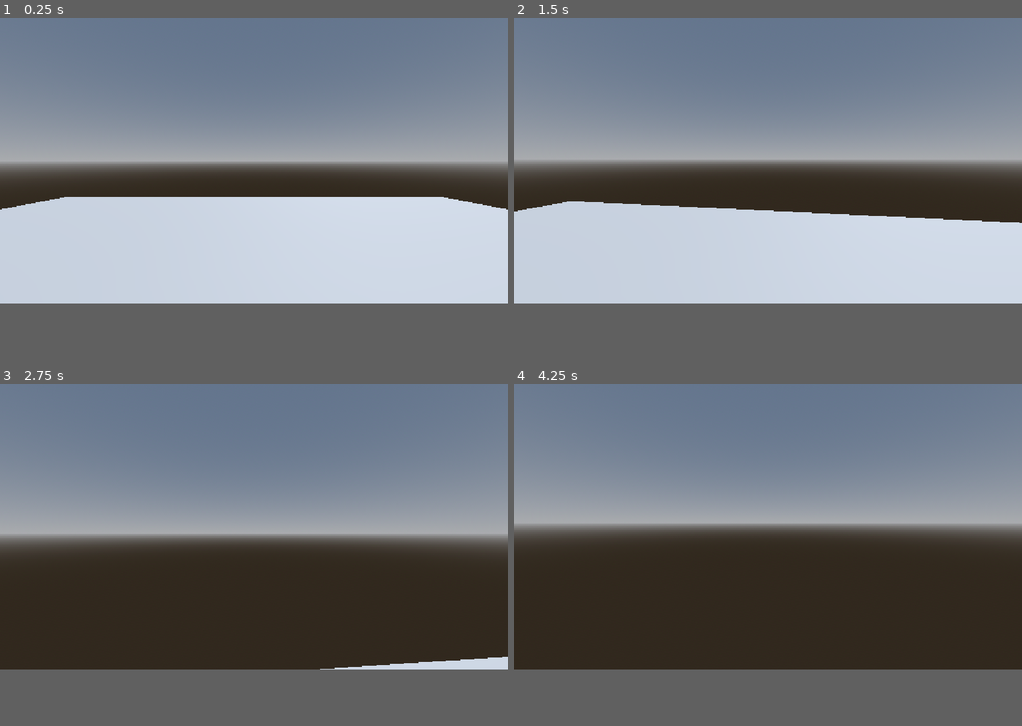
Above: before the commit, frames 1-4 (two rows, left to right).
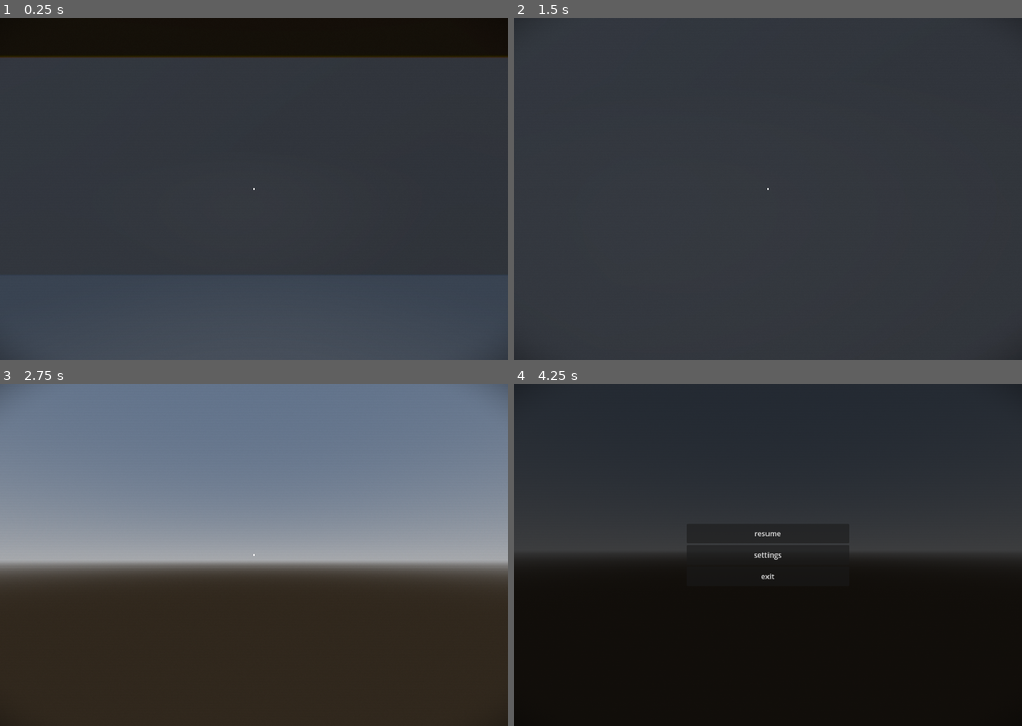
Above: after the commit, the same moments.

Repository: derukaeru/identity
Game: Godot game, scene res://src/scenes/main/main.tscn
Same seed, same stepped clock (60 frames per second), same inputs: the game is played once before the commit and once after it.
Inputs (mouse positions are in pixels of both pictures, inside the frame that each line leads up to):
- Up to frame 1 (0.25 s): no input
- Up to frame 2 (1.5 s): tap Enter at 0.5 s; move the mouse to (793, 158) at 0.52 s; hold W (forward) from 0.53 s (still down); tap Alt at 0.6 s; move the mouse to (742, 161) at 1.27 s; tap Shift at 1.35 s
- Up to frame 3 (2.75 s): keep holding W (forward); move the mouse to (264, 520) at 2.02 s; tap Alt at 2.1 s
- Up to frame 4 (4.25 s): keep holding W (forward); move the mouse to (762, 531) at 2.77 s; tap Shift at 2.85 s; tap Space at 3.5 s; move the mouse to (803, 531) at 3.52 s; tap Alt at 3.6 s; tap Escape (ui_cancel) at 4.15 s
In our replay, the window is 800x450 before the commit and 800x539 after it. These sizes can differ from the game's own. Grey fills any space a smaller window leaves; there, only what the larger window draws over its background counts as a difference.

The runs differ from the first frame. In frame 1, 80% of the frame differs, in the area x 0-100%, y 0-84%; in frame 2, 81%; in frame 3, 14%; in frame 4, 75%.

Commit message:
feat: added shader, interactable component etc.

Diff:
--- a/project.godot
+++ b/project.godot
@@ -25,12 +25,12 @@
 
 [display]
 
-window/stretch/mode="canvas_items"
-window/stretch/aspect="expand"
+window/size/viewport_height=776
+window/stretch/mode="viewport"
 
 [editor_plugins]
 
-enabled=PackedStringArray("res://addons/godot_super-wakatime/plugin.cfg")
+enabled=PackedStringArray("res://addons/asset_placer/plugin.cfg", "res://addons/godot_super-wakatime/plugin.cfg")
 
 [input]
 
--- /dev/null
+++ b/src/assets/shaders/fear.gdshader
@@ -0,0 +1,67 @@
+shader_type canvas_item;
+
+uniform sampler2D screen_tex : hint_screen_texture, filter_linear_mipmap;
+
+uniform float aberration_strength : hint_range(0.0, 5.0) = 3.0;
+uniform float blur_strength : hint_range(0.0, 3.0) = 2.0;
+uniform float noise_strength : hint_range(0.0, 0.3) = 0.048;
+uniform float vignette_strength : hint_range(0.0, 1.0) = 0.78;
+uniform float scanline_strength : hint_range(0.0, 1.0) = 0.016;
+uniform float distortion_strength : hint_range(0.0, 1.0) = 0.1;
+uniform float ghost_strength : hint_range(0.0,0.3)=0.12;
+uniform float flicker_strength : hint_range(0.0, 0.1) = 0.005;
+
+float rand(vec2 co) {
+    return fract(sin(dot(co, vec2(12.9898,78.233))) * 43758.5453);
+}
+
+vec3 blur_sample(vec2 uv) {
+    vec2 texel = 1.0 / vec2(textureSize(screen_tex,0));
+    vec3 col = texture(screen_tex, uv).rgb;
+    col += texture(screen_tex, uv + vec2(texel.x, 0.0)).rgb;
+    col += texture(screen_tex, uv - vec2(texel.x, 0.0)).rgb;
+    col += texture(screen_tex, uv + vec2(0.0, texel.y)).rgb;
+    col += texture(screen_tex, uv - vec2(0.0, texel.y)).rgb;
+    return col / 5.0;
+}
+
+void fragment() {
+    vec2 uv = SCREEN_UV;
+
+    float wave = sin(uv.y * 200.0 + TIME * 10.0) * 0.002 * distortion_strength;
+    uv.x += wave;
+
+    uv.y += (rand(vec2(uv.y * 100.0, TIME * 10.0)) - 0.5) * 0.002;
+
+    vec2 offset = (uv - 0.5) * 0.004 * aberration_strength;
+    float r = texture(screen_tex, uv + offset).r;
+    float g = texture(screen_tex, uv).g;
+    float b = texture(screen_tex, uv - offset).b;
+    vec3 col = vec3(r, g, b);
+
+
+    col = mix(col, blur_sample(uv), blur_strength);
+
+
+    vec2 ghost_uv = uv;
+    ghost_uv.x -= 0.01;
+    vec3 ghost_col = texture(screen_tex, ghost_uv).rgb;
+    col = mix(col, ghost_col, ghost_strength);
+
+    float scanline = sin(uv.y * 800.0 + sin(TIME*5.0)*10.0) * 0.5 + 0.5;
+    col *= 1.0 - scanline * scanline_strength;
+
+
+    float noise = (rand(uv * TIME * 50.0) - 0.5) * 2.0 * noise_strength;
+    col += noise;
+
+
+    float dist = distance(uv, vec2(0.5));
+    float vignette = smoothstep(0.6, 0.9, dist);
+    col *= mix(1.0, 1.0 - vignette, vignette_strength);
+
+    float flicker = 1.0 + flicker_strength * (sin(TIME * 50.0) + (rand(vec2(TIME*10.0,0.0))-0.5));
+    col *= flicker;
+
+    COLOR = vec4(col, 1.0);
+}
--- a/src/scenes/entities/player.gd
+++ b/src/scenes/entities/player.gd
@@ -7,7 +7,7 @@
 var speed: float = default_speed
 @export var gravity: float = 9.8
 
-var mouse_sensitivity: float = 0.003
+var mouse_sensitivity: float = 0.002
 var can_move: bool = true
 
 func _ready() -> void:
--- /dev/null
+++ b/src/scenes/maps/map.gd
@@ -0,0 +1,4 @@
+extends Node3D
+
+func _on_window_interacted() -> void:
+	pass
--- a/src/scenes/maps/map.tscn
+++ b/src/scenes/maps/map.tscn
@@ -1,4 +1,7 @@
 [gd_scene format=3 uid="uid://b12gw2hen6oqb"]
+
+[ext_resource type="Script" uid="uid://dvmo7nqn23o1t" path="res://src/scenes/maps/map.gd" id="1_vqcny"]
+[ext_resource type="Script" uid="uid://dne60fecxdfcj" path="res://src/scripts/components/interactable_component.gd" id="2_61erh"]
 
 [sub_resource type="ProceduralSkyMaterial" id="ProceduralSkyMaterial_18i36"]
 sky_horizon_color = Color(0.66224277, 0.6717428, 0.6867428, 1)
@@ -13,24 +16,81 @@
 glow_enabled = true
 
 [sub_resource type="PlaneMesh" id="PlaneMesh_t4a08"]
-size = Vector2(20, 20)
+size = Vector2(12, 10)
 
 [sub_resource type="BoxShape3D" id="BoxShape3D_2yfux"]
-size = Vector3(20, 0.1, 20)
+size = Vector3(12, 0.1, 10)
+
+[sub_resource type="PlaneMesh" id="PlaneMesh_2yfux"]
+size = Vector2(12, 5)
+orientation = 2
+
+[sub_resource type="PlaneMesh" id="PlaneMesh_18i36"]
+size = Vector2(12, 5)
+orientation = 2
+
+[sub_resource type="PlaneMesh" id="PlaneMesh_7ha7p"]
+size = Vector2(10, 5)
+orientation = 2
+
+[sub_resource type="PlaneMesh" id="PlaneMesh_vqcny"]
+size = Vector2(10, 5)
+orientation = 2
+
+[sub_resource type="BoxShape3D" id="BoxShape3D_t4a08"]
+size = Vector3(5.425598, 2.940216, 1)
 
 [node name="map" type="Node3D" unique_id=307662637]
+script = ExtResource("1_vqcny")
 
 [node name="WorldEnvironment" type="WorldEnvironment" parent="." unique_id=1367736121]
 environment = SubResource("Environment_vqcny")
 
-[node name="DirectionalLight3D" type="DirectionalLight3D" parent="." unique_id=1934228718]
-transform = Transform3D(-0.8660254, -0.43301278, 0.25, 0, 0.49999997, 0.86602545, -0.50000006, 0.75, -0.43301266, 0, 0, 0)
-shadow_enabled = true
+[node name="floor" type="MeshInstance3D" parent="." unique_id=1197963291]
+mesh = SubResource("PlaneMesh_t4a08")
 
-[node name="MeshInstance3D" type="MeshInstance3D" parent="." unique_id=1197963291]
+[node name="ceiling" type="MeshInstance3D" parent="." unique_id=226273835]
+transform = Transform3D(-1, 8.742278e-08, 0, -8.742278e-08, -1, 0, 0, 0, 1, 0, 4.8876896, 0)
+cast_shadow = 2
 mesh = SubResource("PlaneMesh_t4a08")
 
 [node name="StaticBody3D" type="StaticBody3D" parent="." unique_id=845952260]
 
 [node name="CollisionShape3D" type="CollisionShape3D" parent="StaticBody3D" unique_id=1138911454]
 shape = SubResource("BoxShape3D_2yfux")
+
+[node name="MeshInstance3D2" type="MeshInstance3D" parent="." unique_id=1680247907]
+transform = Transform3D(1, 0, 0, 0, 1, 0, 0, 0, 1, 0, 2.5, -5)
+cast_shadow = 2
+mesh = SubResource("PlaneMesh_2yfux")
+
+[node name="MeshInstance3D3" type="MeshInstance3D" parent="." unique_id=726684155]
+transform = Transform3D(-1, 0, -8.742278e-08, 0, 1, 0, 8.742278e-08, 0, -1, 0, 2.5, 5)
+cast_shadow = 2
+mesh = SubResource("PlaneMesh_18i36")
+
+[node name="MeshInstance3D4" type="MeshInstance3D" parent="." unique_id=170020062]
+transform = Transform3D(1.3113416e-07, 0, -1, 0, 1, 0, 1, 0, 1.3113416e-07, 6, 2.5, 0)
+cast_shadow = 2
+mesh = SubResource("PlaneMesh_7ha7p")
+
+[node name="MeshInstance3D5" type="MeshInstance3D" parent="." unique_id=1028667820]
+transform = Transform3D(-2.1855693e-07, 0, 1, 0, 1, 0, -1, 0, -2.1855693e-07, -6, 2.5, 0)
+cast_shadow = 2
+mesh = SubResource("PlaneMesh_vqcny")
+
+[node name="SpotLight3D" type="SpotLight3D" parent="." unique_id=794631903]
+transform = Transform3D(1, 0, 0, 0, -4.371139e-08, 1, 0, -1, -4.371139e-08, 0, 4.876915, 0)
+spot_range = 7.8855705
+spot_angle = 67.18396
+
+[node name="window" type="Area3D" parent="." unique_id=1281229796]
+transform = Transform3D(1, 0, 0, 0, 1, 0, 0, 0, 1, -2.3201742, 2.7473812, -5.0100994)
+script = ExtResource("2_61erh")
+metadata/_custom_type_script = "uid://dne60fecxdfcj"
+
+[node name="CollisionShape3D" type="CollisionShape3D" parent="window" unique_id=2011455343]
+transform = Transform3D(1, 0, 0, 0, 1, 0, 0, 0, 1, -0.23953247, -0.19752502, -0.38643694)
+shape = SubResource("BoxShape3D_t4a08")
+
+[connection signal="interacted" from="window" to="." method="_on_window_interacted"]
--- a/src/scenes/menu/pause_screen.gd
+++ b/src/scenes/menu/pause_screen.gd
@@ -1,11 +1,18 @@
 extends Control
 
-func _on_resume_pressed():
+func _on_resume_pressed() -> void:
 	get_tree().paused = false
+	Util.mouse_captured()
 	hide()
 
-func _on_settings_pressed():
-	pass # Replace with function body.
+func _on_settings_pressed() -> void:
+	pass
 
-func _on_exit_pressed():
+func _on_exit_pressed() -> void:
 	SceneChanger.change_scene("title_screen")
+
+func open() -> void:
+	show()
+
+func close() -> void:
+	hide()
--- a/src/scenes/menu/ui.gd
+++ b/src/scenes/menu/ui.gd
@@ -1 +1,16 @@
 extends CanvasLayer
+
+@onready var pause_screen: Control = $pause_screen
+
+func _process(_delta: float) -> void:
+	if not GameManager.game_running or get_tree().paused: return
+
+	if Input.is_action_just_pressed("ui_cancel"):
+		if get_tree().paused:
+			Util.mouse_captured()
+			get_tree().paused = false
+			pause_screen.close()
+		else:
+			get_tree().paused = true
+			pause_screen.open()
+			Util.mouse_visible()
--- a/src/scenes/menu/ui.tscn
+++ b/src/scenes/menu/ui.tscn
@@ -1,6 +1,45 @@
 [gd_scene format=3 uid="uid://bbqyp71opgnoi"]
 
 [ext_resource type="Script" uid="uid://dfkh0snfvjkql" path="res://src/scenes/menu/ui.gd" id="1_wpnud"]
+[ext_resource type="PackedScene" uid="uid://7jemke30bxqq" path="res://src/scenes/menu/pause_screen.tscn" id="2_komq3"]
+[ext_resource type="Shader" uid="uid://d0rjqt1goxskn" path="res://src/assets/shaders/fear.gdshader" id="3_atyx7"]
+
+[sub_resource type="ShaderMaterial" id="ShaderMaterial_2yfux"]
+shader = ExtResource("3_atyx7")
+shader_parameter/aberration_strength = 2.000000095
+shader_parameter/blur_strength = 2.0
+shader_parameter/noise_strength = 0.00400000019
+shader_parameter/vignette_strength = 0.78
+shader_parameter/scanline_strength = 0.016
+shader_parameter/distortion_strength = 0.1
+shader_parameter/ghost_strength = 0.12
+shader_parameter/flicker_strength = 0.005
 
 [node name="ui" type="CanvasLayer" unique_id=968265862]
 script = ExtResource("1_wpnud")
+
+[node name="shader" type="ColorRect" parent="." unique_id=609308162]
+material = SubResource("ShaderMaterial_2yfux")
+anchors_preset = 15
+anchor_right = 1.0
+anchor_bottom = 1.0
+grow_horizontal = 2
+grow_vertical = 2
+mouse_filter = 2
+
+[node name="crosshair" type="ColorRect" parent="." unique_id=1290693385]
+anchors_preset = 8
+anchor_left = 0.5
+anchor_top = 0.5
+anchor_right = 0.5
+anchor_bottom = 0.5
+offset_left = -1.0
+offset_top = -1.0
+offset_right = 1.0
+offset_bottom = 1.0
+grow_horizontal = 2
+grow_vertical = 2
+mouse_filter = 2
+
+[node name="pause_screen" parent="." unique_id=2145161773 instance=ExtResource("2_komq3")]
+visible = false
--- a/src/scripts/autoloads/game_manager.gd
+++ b/src/scripts/autoloads/game_manager.gd
@@ -2,3 +2,14 @@
 
 var level: int = 1
 var locked_levels: Array = [true, true, true, true]
+
+@onready var ui: CanvasLayer = load(Registry.UID["ui"]).instantiate()
+var canvas: CanvasLayer = CanvasLayer.new()
+
+var game_running: bool = true
+
+func _ready() -> void:
+	add_child(canvas)
+	canvas.add_child(ui)
+
+	process_mode = Node.PROCESS_MODE_ALWAYS
--- a/src/scripts/autoloads/registry.gd
+++ b/src/scripts/autoloads/registry.gd
@@ -1,5 +1,6 @@
 extends Node
 
 var UID: Dictionary = {
-	"loading_screen": "uid://dur6kgxaelwly"
+	"loading_screen": "uid://dur6kgxaelwly",
+	"ui": "uid://bbqyp71opgnoi"
 }
--- a/src/scripts/autoloads/util.gd
+++ b/src/scripts/autoloads/util.gd
@@ -6,13 +6,13 @@
 func get_main() -> Node3D:
 	return get_tree().current_scene
 
-func get_group_node(group):
+func get_group_node(group) -> void:
 	return get_tree().get_first_node_in_group(group)
 
-func mouse_visible():
+func mouse_visible() -> void:
 	if Input.get_mouse_mode() == Input.MOUSE_MODE_CAPTURED:
 		Input.set_mouse_mode(Input.MOUSE_MODE_VISIBLE)
 
-func mouse_captured():
+func mouse_captured() -> void:
 	if Input.get_mouse_mode() == Input.MOUSE_MODE_VISIBLE:
 		Input.set_mouse_mode(Input.MOUSE_MODE_CAPTURED)
--- /dev/null
+++ b/src/scripts/components/interactable_component.gd
@@ -0,0 +1,6 @@
+class_name InteractableComponent extends Area3D
+
+signal interacted
+
+func interact() -> void:
+	interacted.emit()
Not shown, added: src/assets/shaders/fear.gdshader.uid
Not shown, added: src/scenes/maps/map.gd.uid
Not shown, added: src/scripts/components/interactable_component.gd.uid
